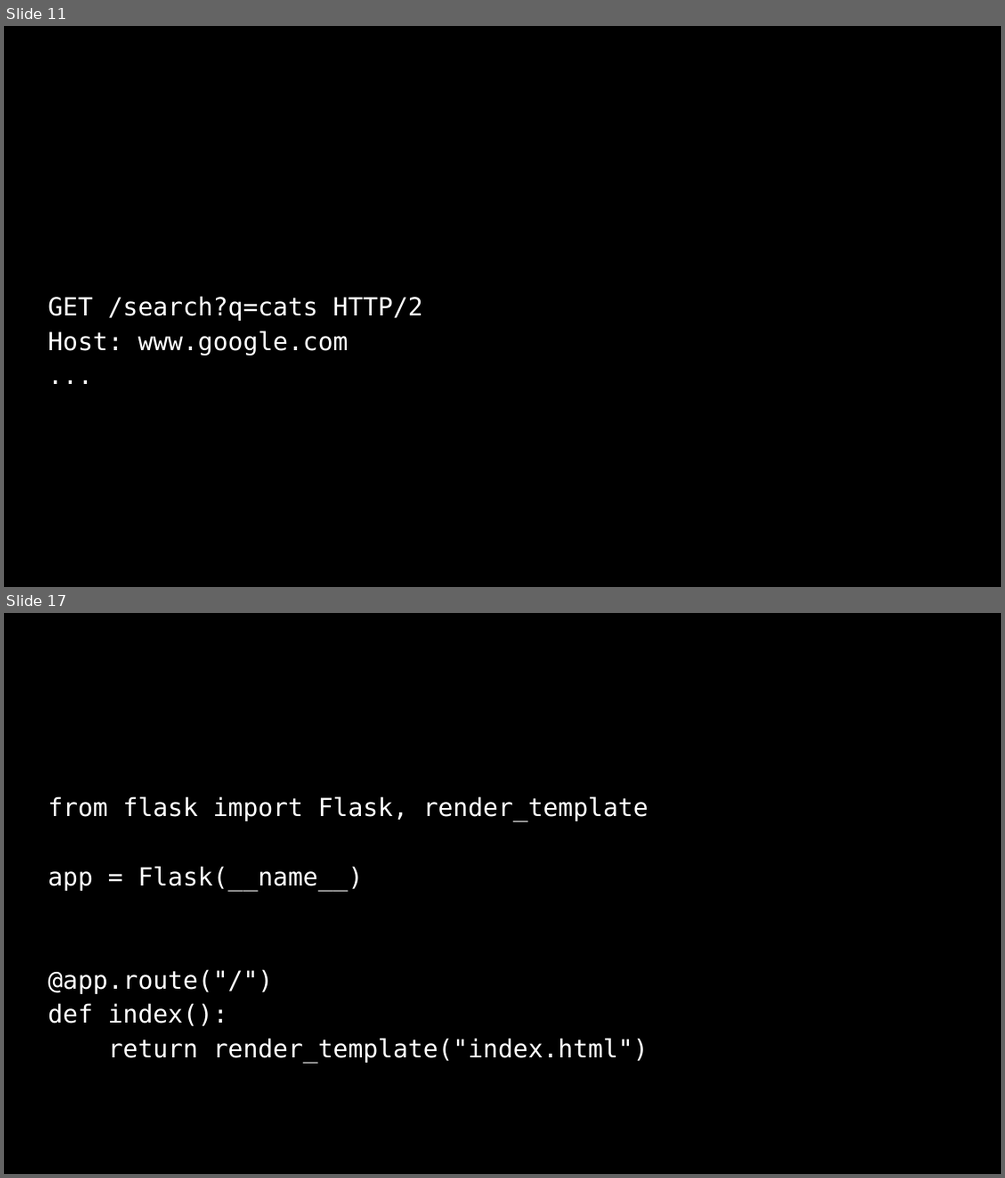
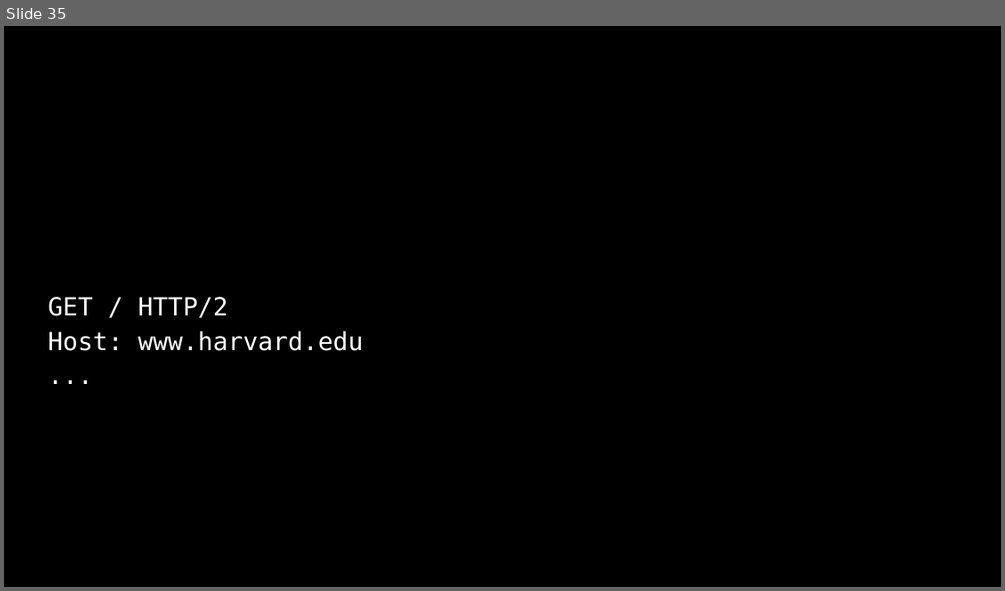
Before and after one commit to SQ4007-2025/website, a slide deck: lectures/slides_9.pptx. Shown one above the other, each under a label of ours: slides 11 and 17 before the commit, slide 35 after it; the slides between them are not shown. The pictures are 1005x1178 and 1005x591 pixels, drawn with LibreOffice and Linux fonts; fonts in the diff are those of the drawing. Boxes give left, top, right and bottom in pixels: in the first picture for what was removed or moved away, otherwise in the second. Text is boxed around its words. In the diff, an @@ line names an element or a change of style, - is before the commit and + after.

```diff
--- a/lectures/slides_9.pptx
+++ b/lectures/slides_9.pptx
@@ slide 17 removed at [4,613,1001,1174], background #000000 @@
@@ text removed at [48,796,648,1062] @@
-from flask import Flask, render_template
-app = Flask(__name__)
-@app.route("/")
-def index():
-return render_template("index.html")
@@ what was slide 11 is now slide 35 @@
@@ slide 35 changed as well @@
@@ text at [48,297,364,351]: text changed @@
-GET /search?q=cats HTTP/2
-Host: www.google.com
+GET / HTTP/2
+Host: www.harvard.edu
```
Also in this commit, not shown: 12 other slides changed, 100 slides added, 18 other slides removed, 3 other files.
